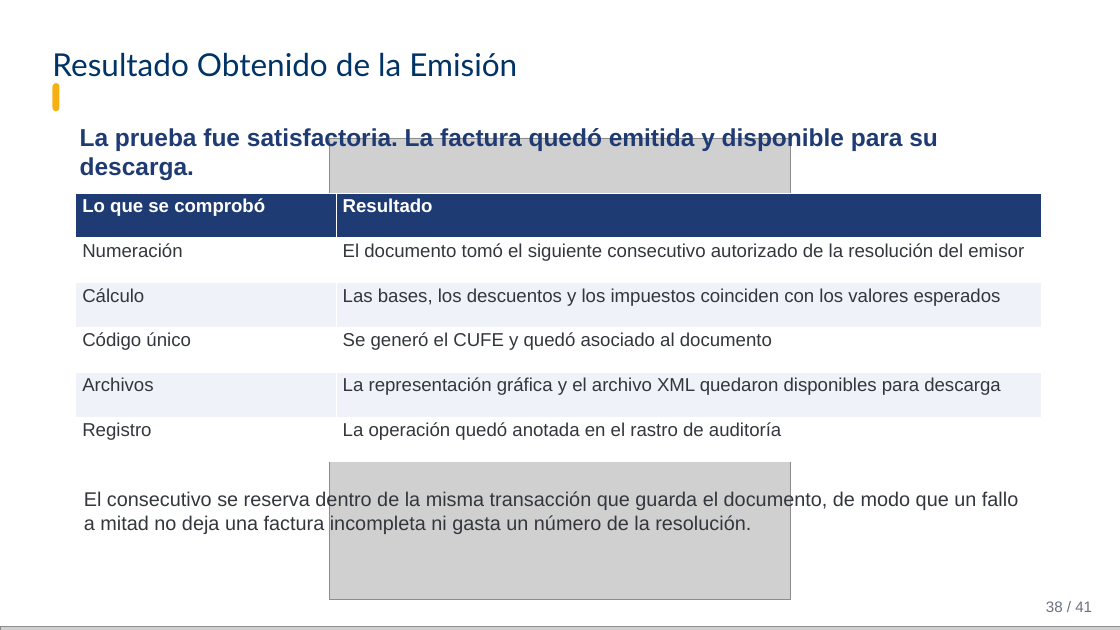
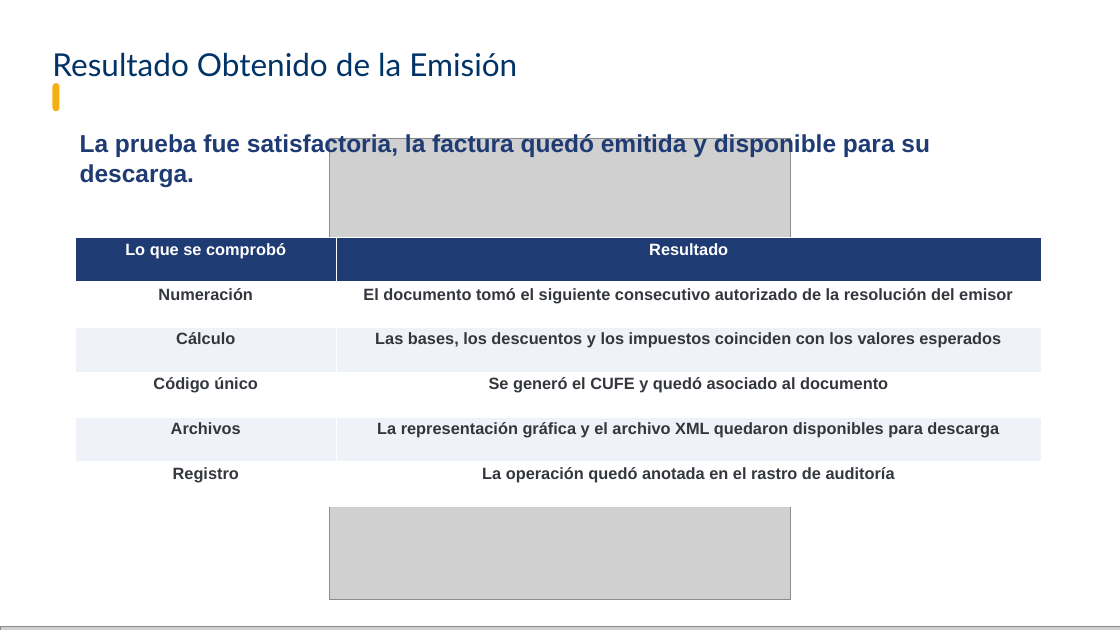
Before and after one commit to Brandonpyjv/Factugest, a slide deck: slide 36 of docs expo/carpeta exposicion/FactuGest - Sustentación.pptx (slide 38 before the commit). Drawn at 1120x630 pixels with LibreOffice and Linux fonts; fonts in the diff are those of the drawing; grey boxes stand for pictures. Boxes give left, top, right and bottom in pixels: in the first picture for what was removed or moved away, otherwise in the second. Text is boxed around its words. In the diff, an @@ line names an element or a change of style, - is before the commit and + after.

```diff
--- a/docs expo/carpeta exposicion/FactuGest - Sustentación.pptx
+++ b/docs expo/carpeta exposicion/FactuGest - Sustentación.pptx
@@ text at (80,133,930,187): text changed @@
-La prueba fue satisfactoria. La factura quedó emitida y disponible para su descarga.
+La prueba fue satisfactoria, la factura quedó emitida y disponible para su descarga.
@@ table at (76,238,1042,507) @@
@@ size 16 to 14 pt, bold on @@
@@ alignment left to centre @@
@@ table: place and size @@
-table at (76,193,1042,462)
+table at (76,238,1042,507)
@@ text removed at (84,491,1018,534) @@
-El consecutivo se reserva dentro de la misma transacción que guarda el documento, de modo que un fallo a mitad no deja una factura incompleta ni gasta un número de la resolución.
@@ text removed at (1046,601,1092,612) @@
-38 / 41
```
Also in this commit, not shown: 35 other slides changed, 2 slides added, 5 slides removed, 10 other files.
